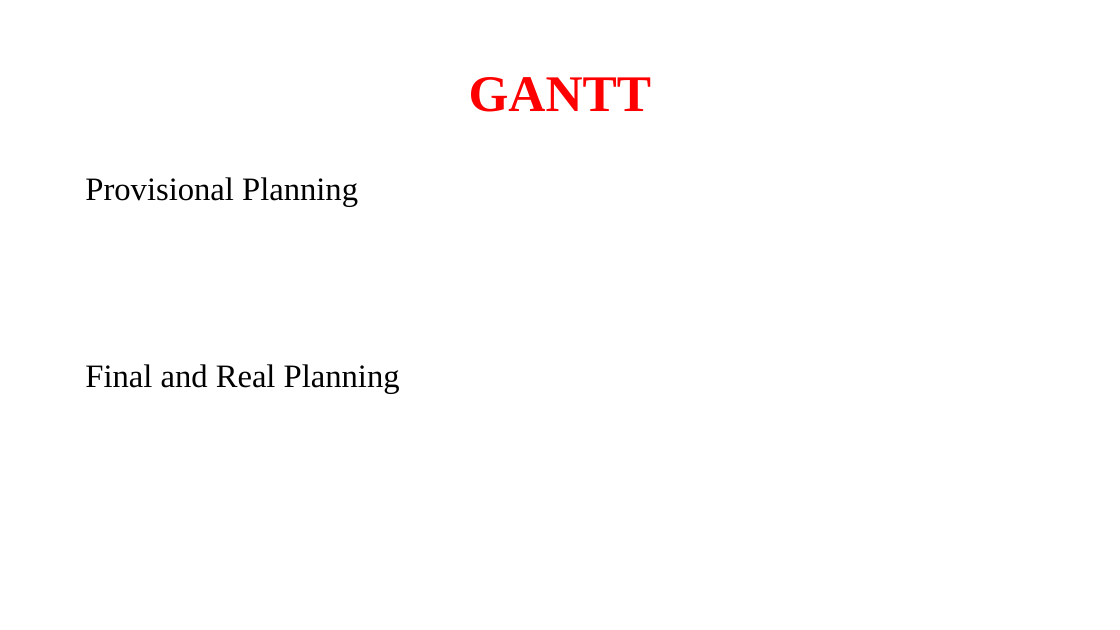
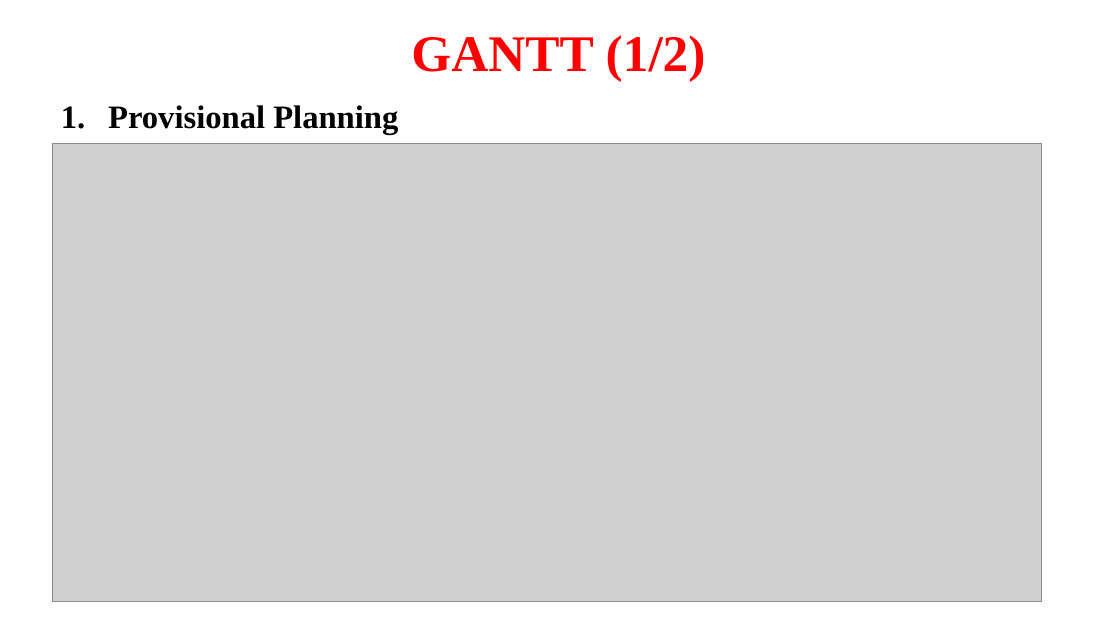
Before and after one commit to NGUESSIE-FABIOLA/BoulderDash, a slide deck: slide 6 of masterpom/PROJET UML.pptx (slide 5 before the commit). Drawn at 1120x630 pixels with LibreOffice and Linux fonts; fonts in the diff are those of the drawing; grey boxes stand for pictures; background and template pictures are left out. Boxes give left, top, right and bottom in pixels: in the first picture for what was removed or moved away, otherwise in the second. Text is boxed around its words. In the diff, an @@ line names an element or a change of style, - is before the commit and + after.

```diff
--- a/masterpom/PROJET UML.pptx
+++ b/masterpom/PROJET UML.pptx
@@ title at [411, 35, 706, 82]: text changed @@
-GANTT
+GANTT (1/2)
@@ text "Provisional Planning": place and size @@
-text "Provisional Planning" at [85, 177, 400, 394]
+text "Provisional Planning" at [108, 105, 398, 135]
@@ text "Provisional Planning" at [108, 105, 398, 135]: bold on; bullet none to 1. @@
@@ picture added at [52, 144, 1042, 602] @@
@@ text at [85, 364, 400, 394]: paragraph removed @@
-Final and Real Planning
```
Also in this commit, not shown: 9 other slides changed, 6 slides added, 10 other files.
